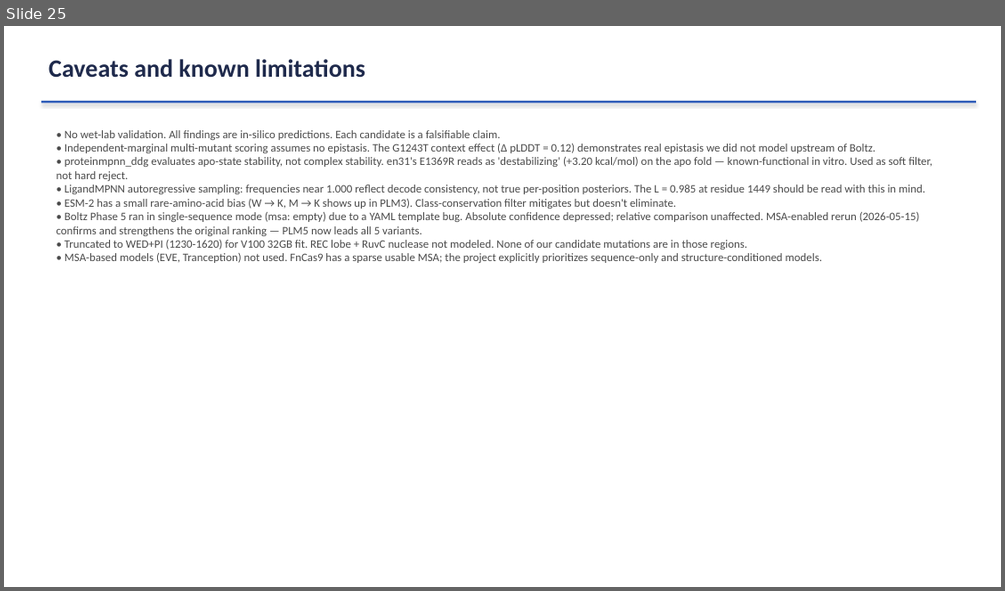
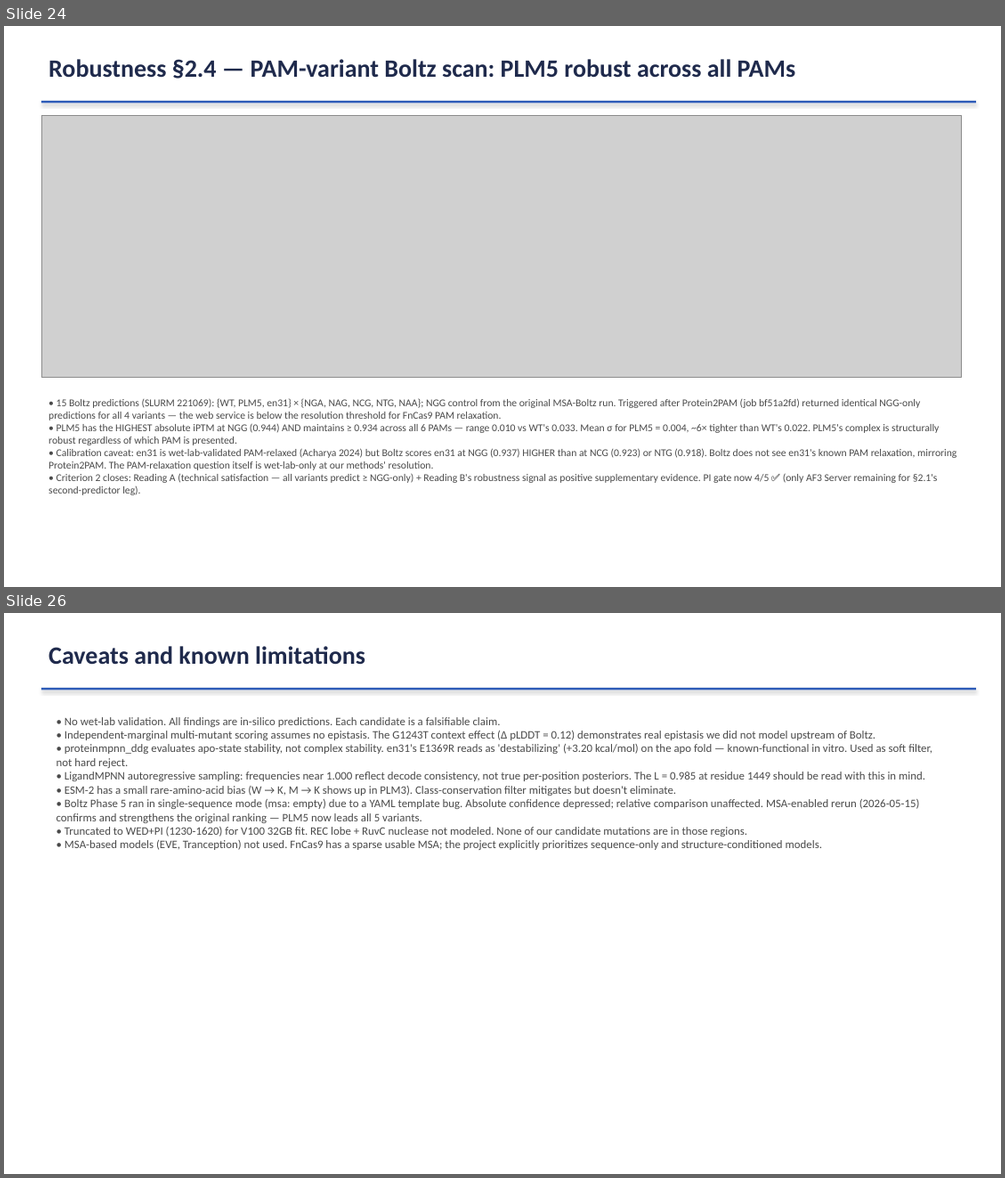
Before and after one commit to visvikbharti/protein-language-model-exploration, a slide deck: docs/presentation/FnCas9_PLM_Redesign.pptx. Shown one above the other, each under a label of ours: slide 25 before the commit, slides 24 and 26 after it; the slides between them are not shown. The pictures are 1005x591 and 1005x1178 pixels, drawn with LibreOffice and Linux fonts; fonts in the diff are those of the drawing; grey boxes stand for pictures. Boxes give left, top, right and bottom in pixels: in the first picture for what was removed or moved away, otherwise in the second. Text is boxed around its words. In the diff, an @@ line names an element or a change of style, - is before the commit and + after.

```diff
--- a/docs/presentation/FnCas9_PLM_Redesign.pptx
+++ b/docs/presentation/FnCas9_PLM_Redesign.pptx
@@ slide 24 added at (4,26,1001,587), background #FFFFFF @@
@@ text added at (48,59,796,79), 24 pt, text #1F2A4C, bold @@
+Robustness §2.4 — PAM-variant Boltz scan: PLM5 robust across all PAMs
@@ rectangle added at (41,101,976,103), fill #2E5CB8 @@
@@ picture added at (41,116,961,378) @@
@@ text added at (48,398,956,495), 10 pt, text #4A4A4A @@
+• 15 Boltz predictions (SLURM 221069): {WT, PLM5, en31} × {NGA, NAG, NCG, NTG, NAA}; NGG control from the original MSA-Boltz run. Triggered after Protein2PAM (job bf51a2fd) returned identical NGG-only predictions for all 4 variants — the web service is below the resolution threshold for FnCas9 PAM relaxation.
+• PLM5 has the HIGHEST absolute iPTM at NGG (0.944) AND maintains ≥ 0.934 across all 6 PAMs — range 0.010 vs WT's 0.033. Mean σ for PLM5 = 0.004, ~6× tighter than WT's 0.022. PLM5's complex is structurally robust regardless of which PAM is presented.
+• Calibration caveat: en31 is wet-lab-validated PAM-relaxed (Acharya 2024) but Boltz scores en31 at NGG (0.937) HIGHER than at NCG (0.923) or NTG (0.918). Boltz does not see en31's known PAM relaxation, mirroring Protein2PAM. The PAM-relaxation question itself is wet-lab-only at our methods' resolution.
+• Criterion 2 closes: Reading A (technical satisfaction — all variants predict ≥ NGG-only) + Reading B's robustness signal as positive supplementary evidence. PI gate now 4/5 ✅ (only AF3 Server remaining for §2.1's second-predictor leg).
@@ what was slide 25 is now slide 26 @@
```
Also in this commit, not shown: 10 other files.
